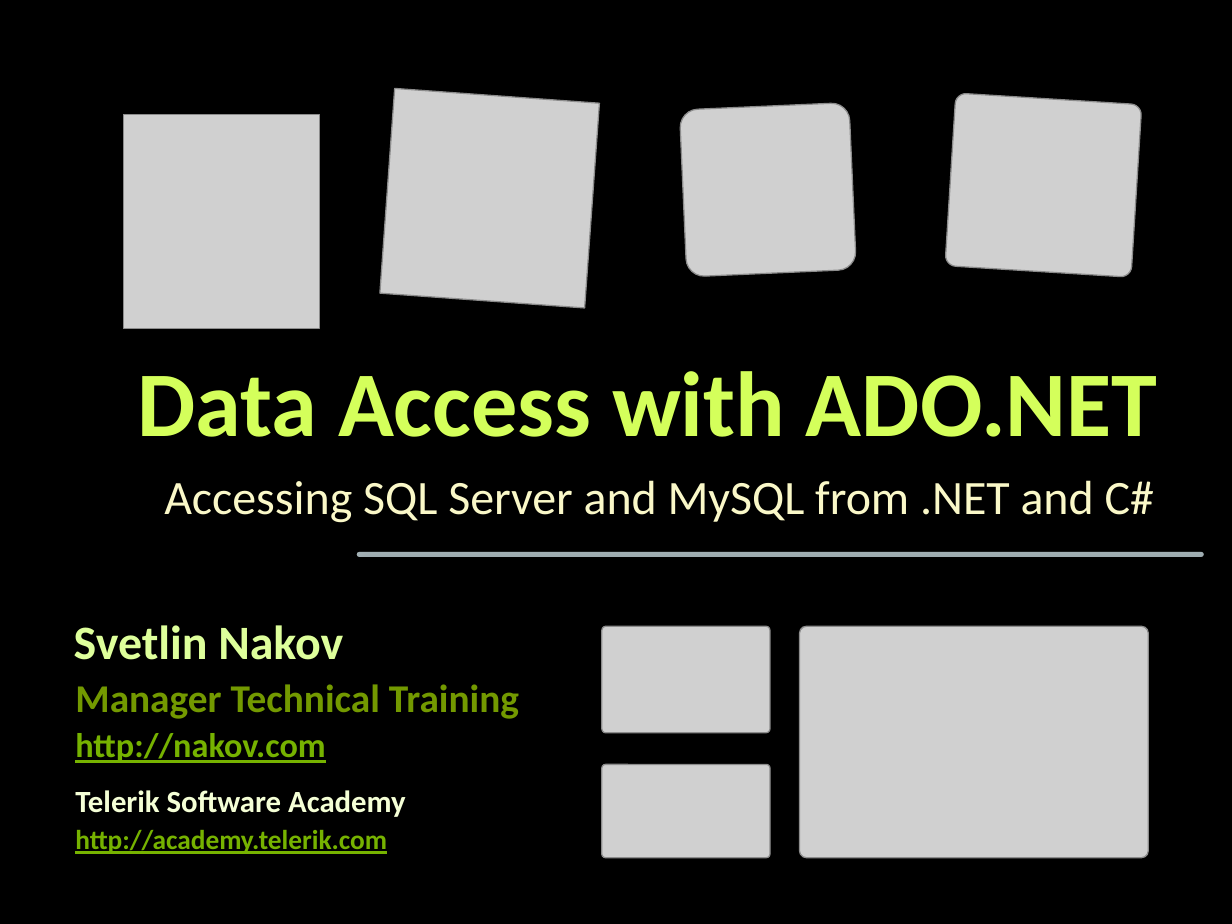
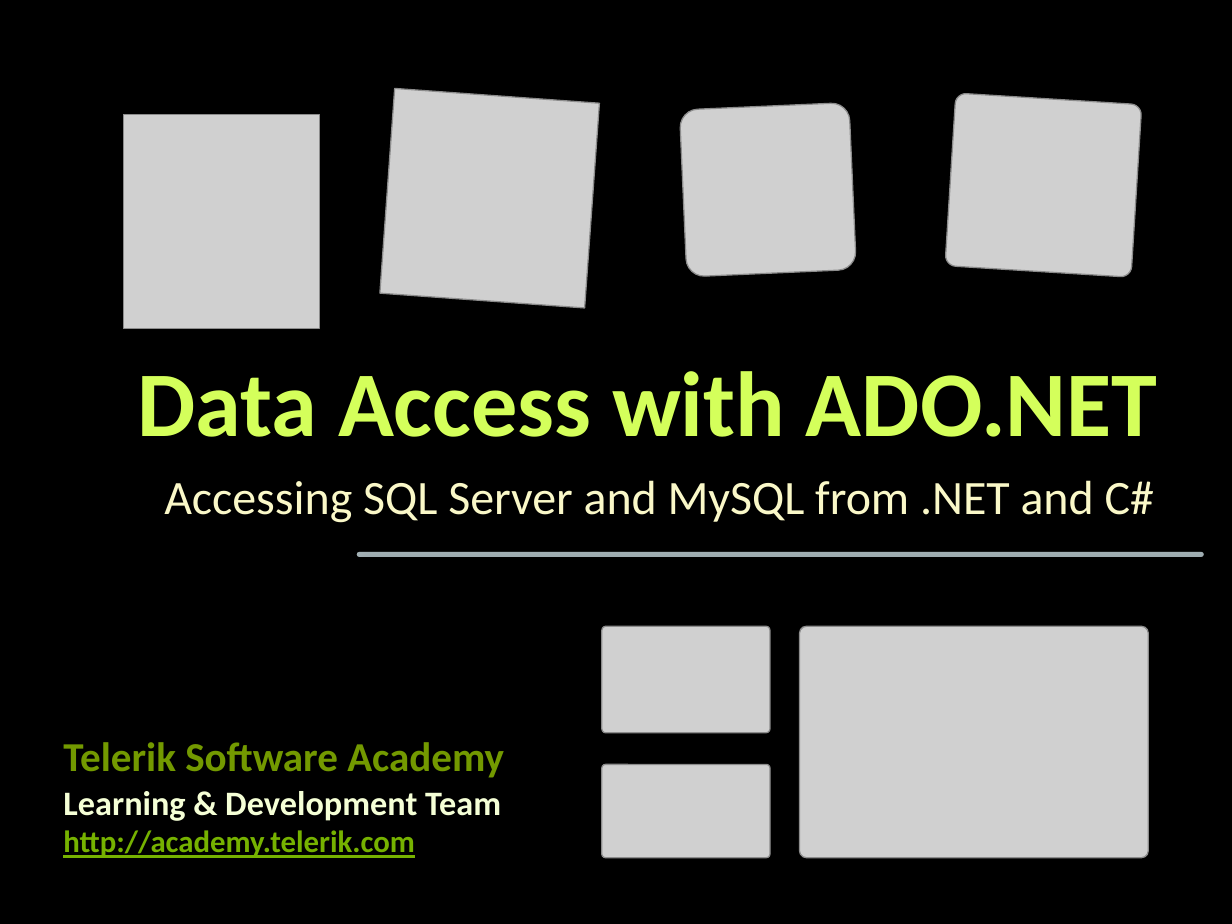
Before and after one commit to martin-nikolov/Telerik-Academy, a slide deck: slide 1 of Databases/07. Data Access with ADO.NET/ADO.NET.pptx. Drawn at 1232x924 pixels with LibreOffice and Linux fonts; fonts in the diff are those of the drawing; grey boxes stand for pictures; background and template pictures are left out. Boxes give left, top, right and bottom in pixels: in the first picture for what was removed or moved away, otherwise in the second. Text is boxed around its words. In the diff, an @@ line names an element or a change of style, - is before the commit and + after.

Commit message:
DB - Data Access with ADO.NET -HW -U

```diff
--- a/Databases/07. Data Access with ADO.NET/ADO.NET.pptx
+++ b/Databases/07. Data Access with ADO.NET/ADO.NET.pptx
@@ text removed at (74, 625, 343, 660) @@
-Svetlin Nakov
@@ text removed at (75, 684, 519, 719) @@
-Manager Technical Training
@@ text "Telerik Software Academy": place and size @@
-text "Telerik Software Academy" at (75, 790, 406, 817)
+text "Telerik Software Academy" at (63, 742, 504, 778)
@@ text "Telerik Software Academy" at (63, 742, 504, 778): size 18 to 24 pt, text colour #F5FFD6 to #739900; more space between paragraphs @@
@@ text removed at (75, 733, 325, 763) @@
-http://nakov.com
@@ text added at (63, 791, 501, 821), 20 pt, text #F5FFD6, bold @@
+Learning & Development Team
@@ text "http://academy.telerik.com": place and size @@
-text "http://academy.telerik.com" at (75, 830, 387, 854)
+text "http://academy.telerik.com" at (63, 830, 414, 858)
@@ text "http://academy.telerik.com" at (63, 830, 414, 858): size 16 to 18 pt; more space between paragraphs @@
```
Also in this commit, not shown: 3 other slides changed, 39 other files.
